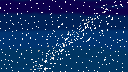
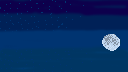
Layers edited between the first and the second 128×72 image:
showed "Moon" over [102, 34, 120, 51]
hid "Stars" over [0, 0, 128, 72]
